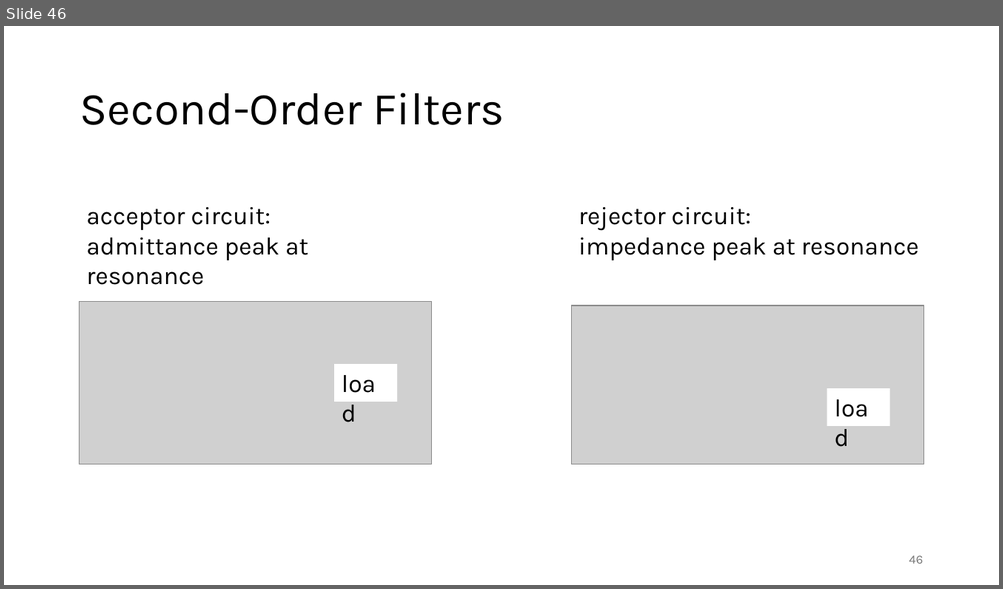
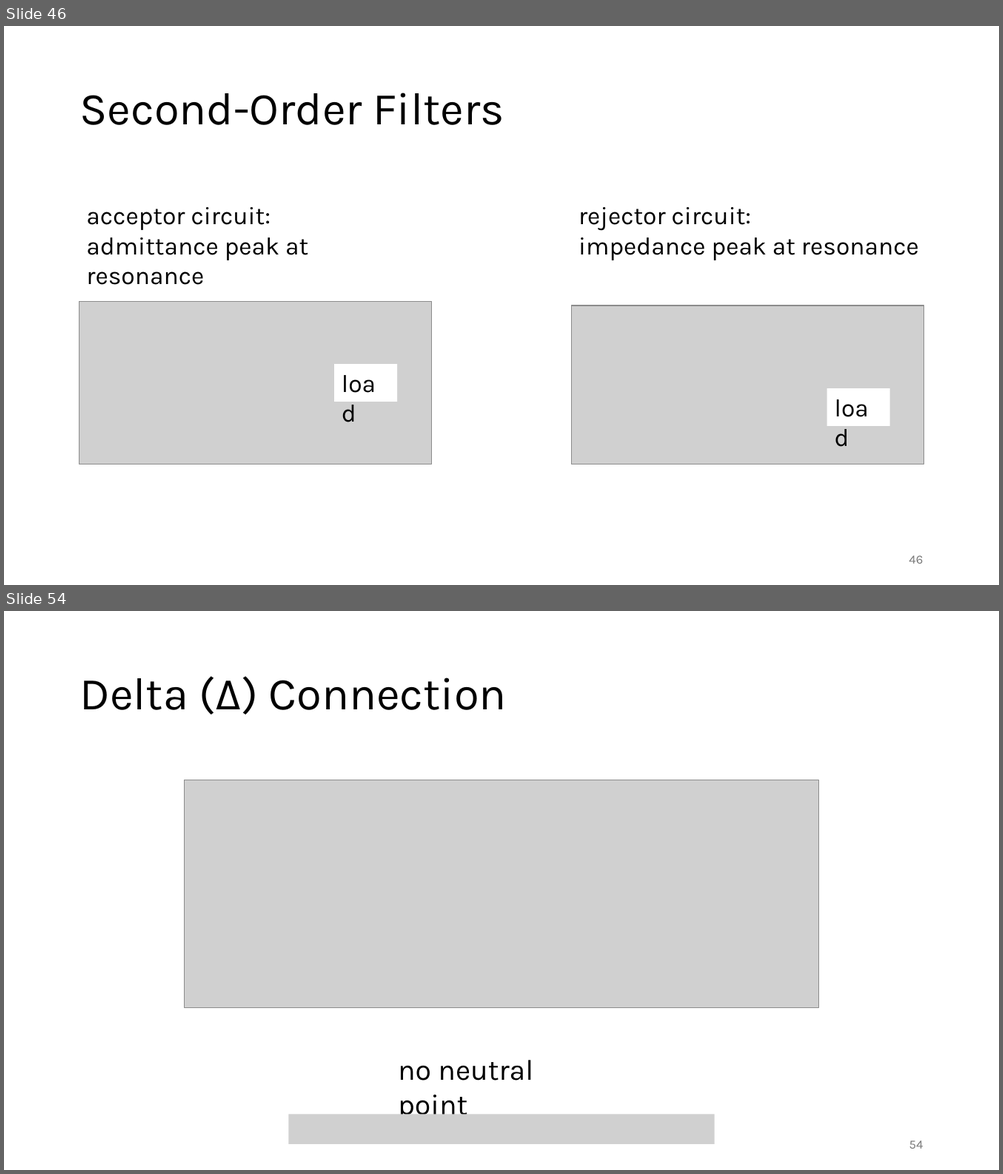
Before and after one commit to FelixWick/intro_electrical_eng, a slide deck: slides/4_ACtech.pptx. Shown one above the other, each under a label of ours: slide 46 before the commit, slides 46 and 54 after it; the slides between them are not shown. The pictures are 1003x589 and 1003x1174 pixels, drawn with LibreOffice and Linux fonts; fonts in the diff are those of the drawing; grey boxes stand for pictures. Boxes give left, top, right and bottom in pixels: in the first picture for what was removed or moved away, otherwise in the second. Text is boxed around its words. In the diff, an @@ line names an element or a change of style, - is before the commit and + after.

```diff
--- a/slides/4_ACtech.pptx
+++ b/slides/4_ACtech.pptx
@@ slide 54 added at bbox=[4, 611, 999, 1170], background #FFFFFF @@
@@ title added at bbox=[79, 676, 506, 715], 44 pt, text #000000 @@
+Delta (Δ) Connection
@@ picture added at bbox=[185, 780, 819, 1008] @@
@@ text added at bbox=[398, 1060, 533, 1122], 28 pt, text #000000 @@
+no neutral point
@@ picture added at bbox=[288, 1115, 714, 1145] @@
@@ page number added at bbox=[909, 1141, 923, 1149], 12 pt, text #797979 @@
+54
```
Also in this commit, not shown: 1 slide changed, 6 other slides added, 1 other file.
